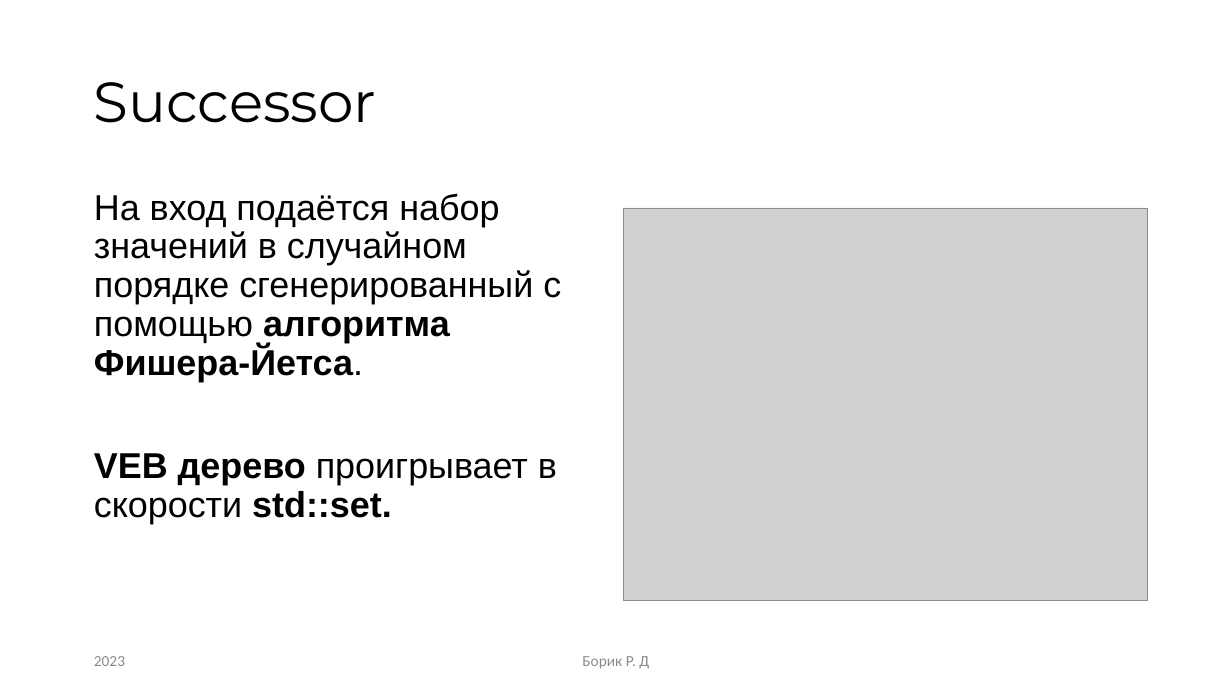
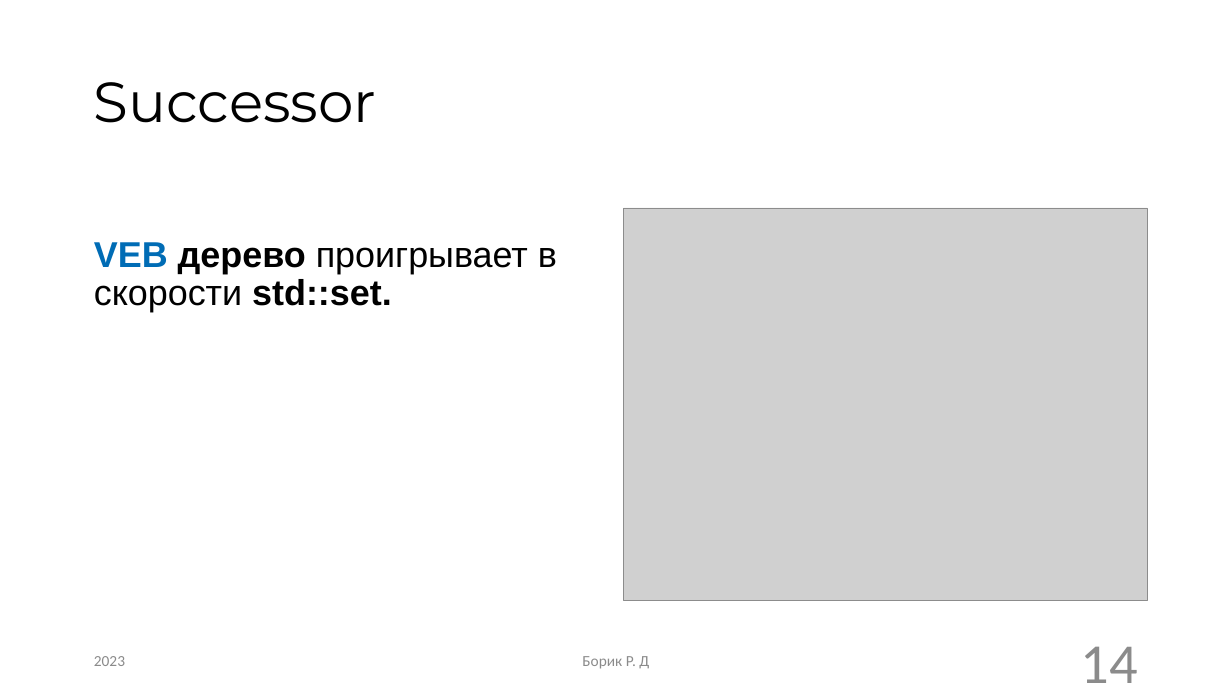
Before and after one commit to RandomServant/Van-Emde-Boas-tree, a slide deck: slide 14 of Presentation van Emde Boas tree.pptx (slide 18 before the commit). Drawn at 1232x693 pixels with LibreOffice and Linux fonts; fonts in the diff are those of the drawing; grey boxes stand for pictures. Boxes give left, top, right and bottom in pixels: in the first picture for what was removed or moved away, otherwise in the second. Text is boxed around its words. In the diff, an @@ line names an element or a change of style, - is before the commit and + after.

```diff
--- a/Presentation van Emde Boas tree.pptx
+++ b/Presentation van Emde Boas tree.pptx
@@ text at [94, 193, 561, 382]: paragraph removed @@
-На вход подаётся набор значений в случайном порядке сгенерированный с помощью алгоритма Фишера-Йетса.
@@ text "VEB дерево проигрывает в скорости ...": place and size @@
-text "VEB дерево проигрывает в скорости ..." at [94, 193, 561, 524]
+text "VEB дерево проигрывает в скорости ..." at [94, 242, 557, 312]
@@ text "VEB дерево проигрывает в скорости ..." at [94, 242, 557, 312]: text colour #000000 to #006CB5 in "VEB" @@
@@ page number added at [1081, 646, 1138, 683], 44 pt, text #8C8C8C @@
+14
```
Also in this commit, not shown: 15 other slides changed, 1 slide added, 5 slides removed.
